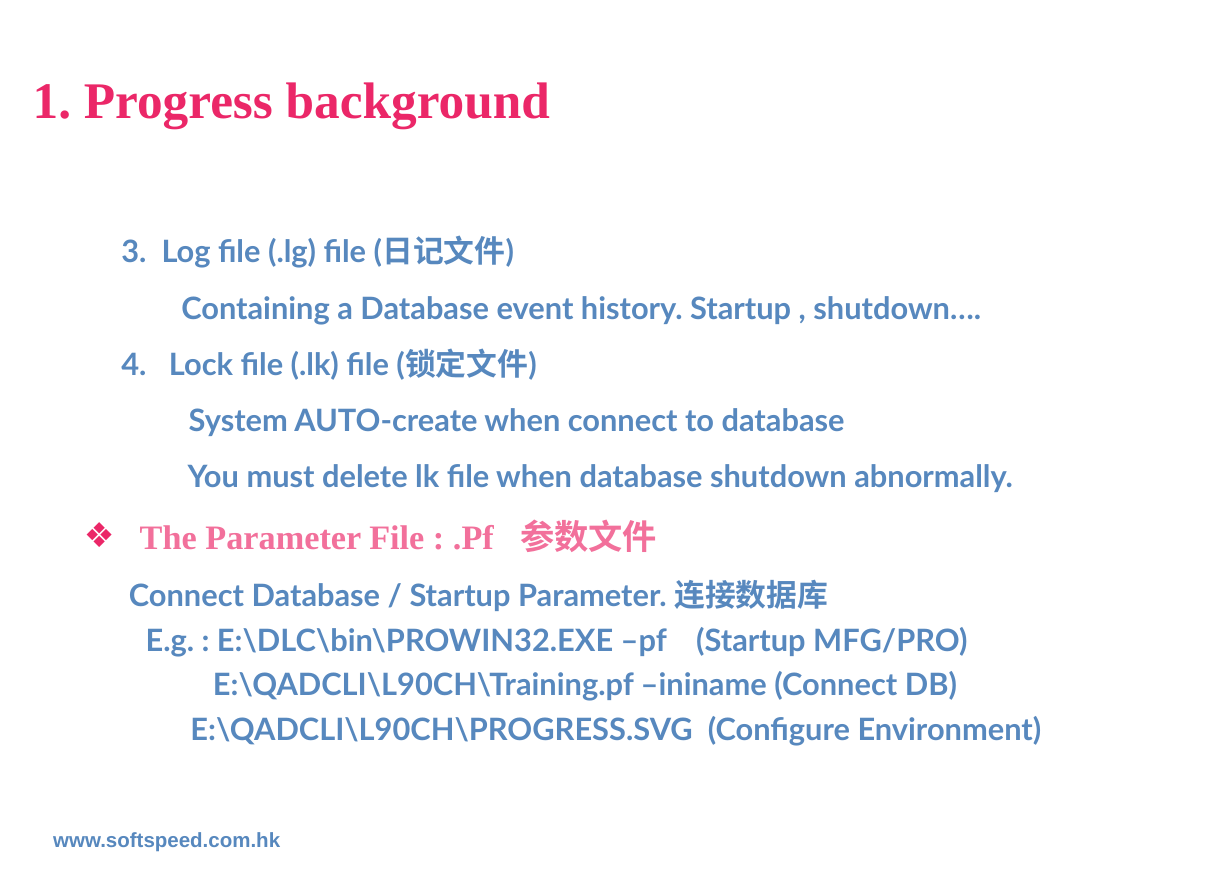
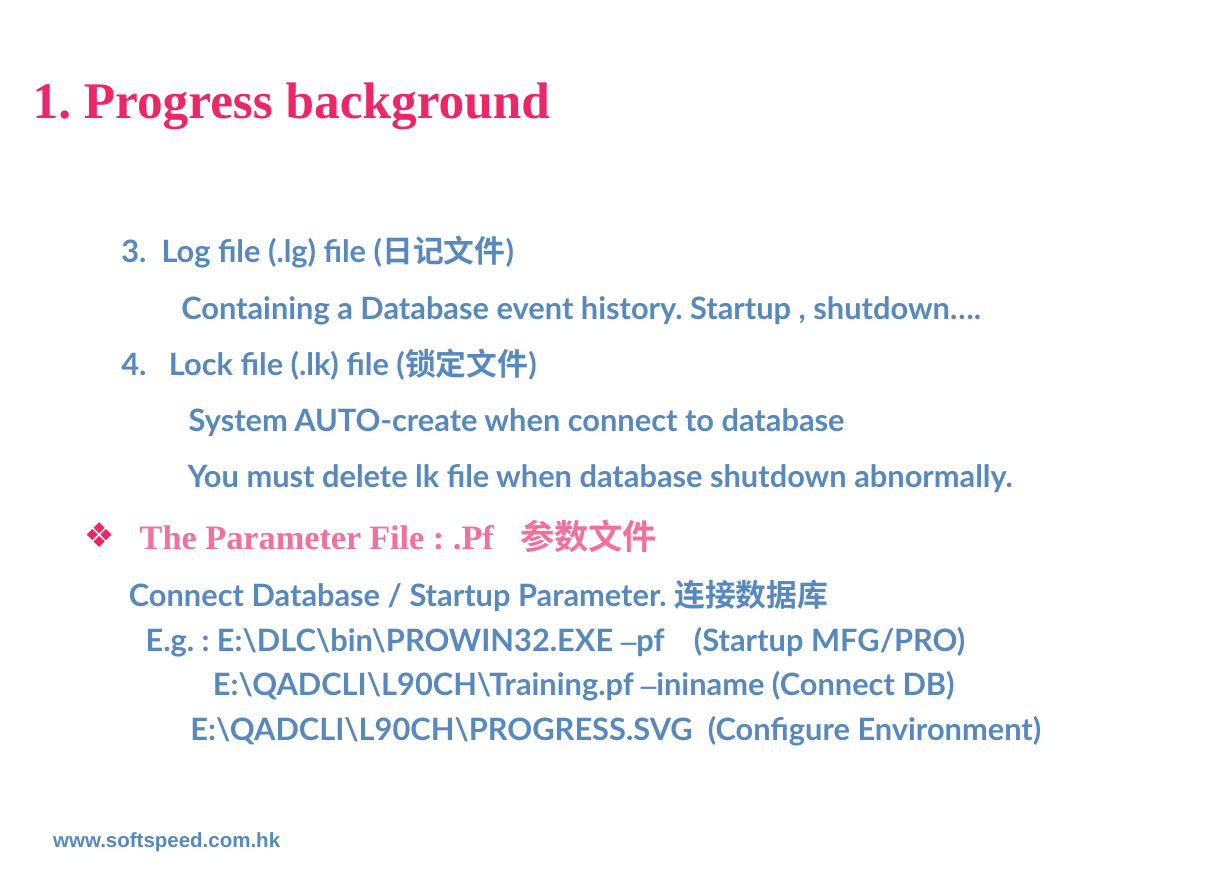
Before and after one commit to hubshi/liferecord, a slide deck: slide 6 of wiki/qadnote/Progress_Admin.ppt. Drawn at 1232x873 pixels with LibreOffice and Linux fonts; fonts in the diff are those of the drawing; background and template pictures are left out. Boxes give left, top, right and bottom in pixels: in the first picture for what was removed or moved away, otherwise in the second. Text is boxed around its words. In the diff, an @@ line names an element or a change of style, - is before the commit and + after.

```diff
--- a/wiki/qadnote/Progress_Admin.ppt
+++ b/wiki/qadnote/Progress_Admin.ppt
@@ text at bbox=[146, 627, 965, 701]: font Lato to Times New Roman in "–pf", "–ininame" @@
```
Also in this commit, not shown: 5 other slides changed, 5 other files.
